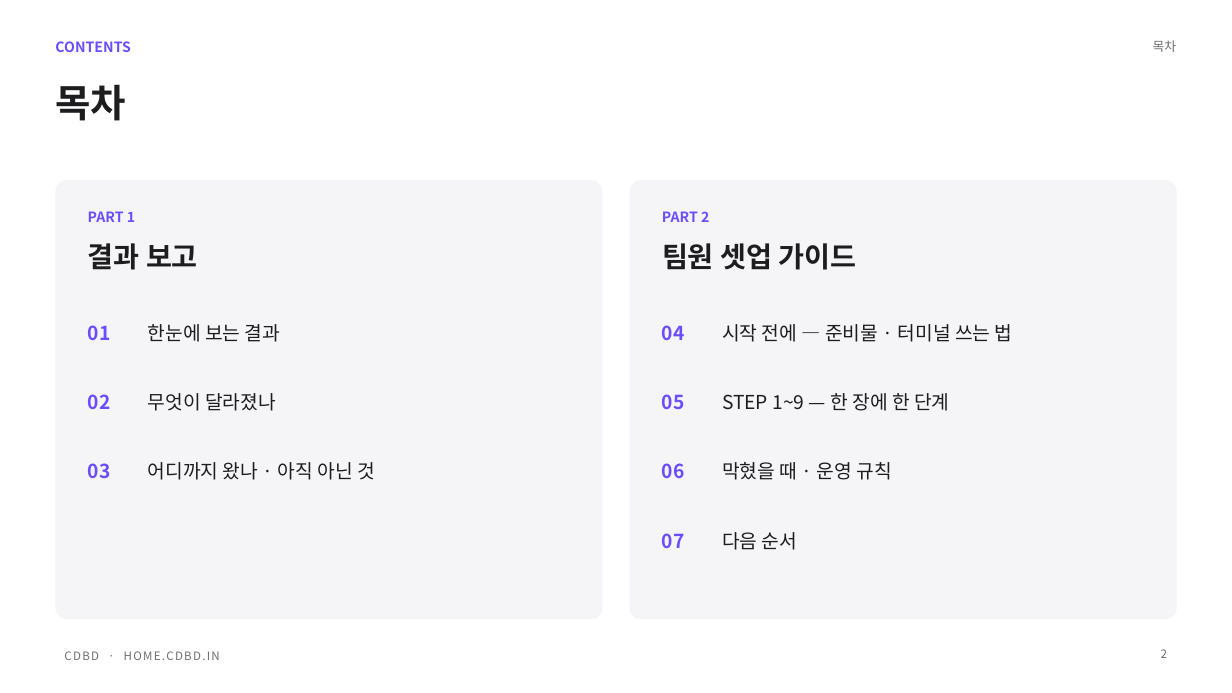
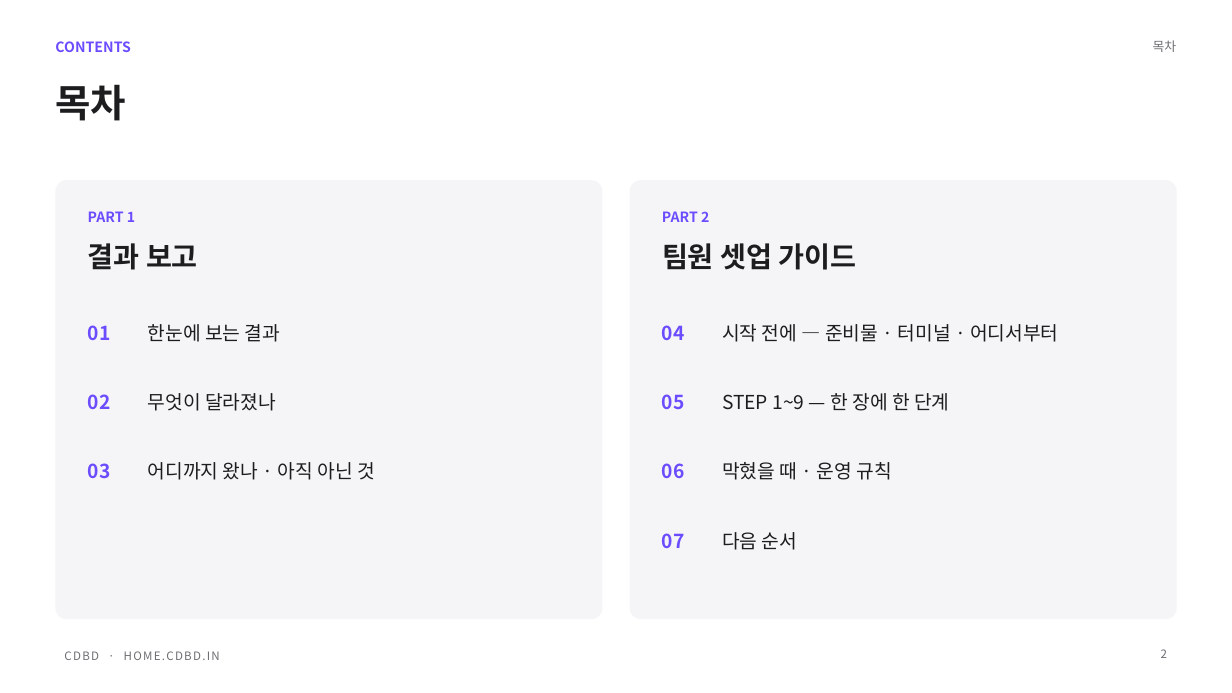
Before and after one commit to CdBd-in/design, a slide deck: slide 2 of _기능별 경로 가이드 — 결과 보고 발표 (2026-10-02).pptx. Drawn at 1232x693 pixels with LibreOffice and Linux fonts; fonts in the diff are those of the drawing. Boxes give left, top, right and bottom in pixels: in the first picture for what was removed or moved away, otherwise in the second. Text is boxed around its words. In the diff, an @@ line names an element or a change of style, - is before the commit and + after.

```diff
--- a/_기능별 경로 가이드 — 결과 보고 발표 (2026-10-02).pptx
+++ b/_기능별 경로 가이드 — 결과 보고 발표 (2026-10-02).pptx
@@ text at [722,324,1058,342]: text changed @@
-시작 전에 — 준비물 · 터미널 쓰는 법
+시작 전에 — 준비물 · 터미널 · 어디서부터
```
Also in this commit, not shown: 1 other slide changed, 1 slide added.
